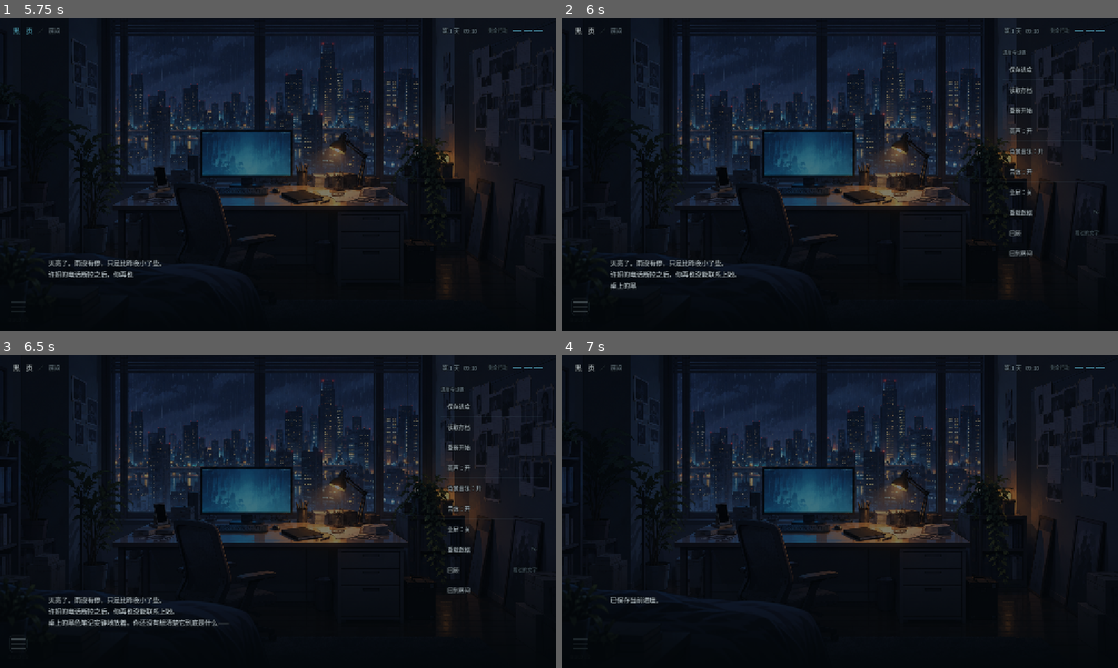
Above: before the commit, frames 1-4 (two rows, left to right).
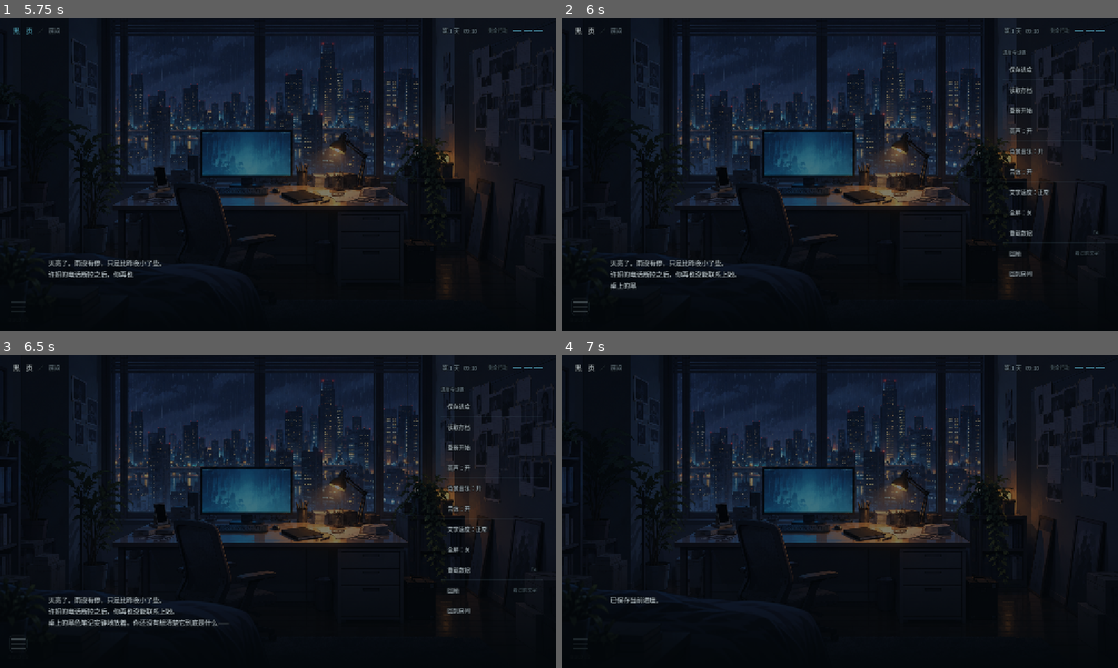
Above: after the commit, the same moments.

Repository: TreSir/-
Game: Godot game, scene res://scenes/black_page/main.tscn
Same seed, same stepped clock (60 frames per second), same inputs: the game is played once before the commit and once after it.
Inputs (mouse positions are in pixels of both pictures, inside the frame that each line leads up to):
- Up to frame 1 (5.75 s): click (278, 174) at 0.5 s; click (278, 174) at 1.25 s; click (127, 165) at 2.02 s; click "自动" at 2.75 s; click "自动中" at 3.5 s; click "跳过 ▸▸" at 4.25 s; click "黑 页" at 5 s
- Up to frame 2 (6 s): click (578, 305) at 5.75 s
- Up to frame 3 (6.5 s): no input
- Up to frame 4 (7 s): click (1051, 405) at 6.52 s

Frame 1 is identical in both runs. In frame 2, 0.4% of the frame differs, in the area x 80-97%, y 54-83%; in frame 3, 0.4%; in frame 4, nothing differs.

Commit message:
文字速度可调 + 设置持久化（设置不记住等于没做）
一、文字速度：四档 慢/正常/快/立即
    关键设计：**它是倍率，不是绝对值**。
    数据里配的 speed 是作者的演出意图（序章越接近 23:47 打得越慢），
    那属于内容；玩家的档位是可访问性。冲突时**可访问性优先**，
    但方式不是覆盖，而是**乘上去**——既有快慢调节，又保留相对节奏。

    - TYPE_SCALES = [0.6, 1.0, 1.6, 40.0]（最后一档乘完基本一帧打完，等于「不逐字」）
    - main._say() 与序章._speed_of() 都乘它
    - 序章的倍率由 main 递进去（和 music / sfx / record 一样）

二、设置持久化（查出来的真问题）
    原来 Store.read/write **完全没被用过**：雨声/音乐开关重启就回到默认。
    设置不记住等于没做——所以持久化和速度可调是同一件事，一起做。

    - 存单独的 prefs 文件，**和存档分开**：重开新档不该清掉音量偏好
    - 存 rain / music / sfx / type_scale 四项
    - 启动时 _load_prefs() 在 _build() 之前，界面一出来就是对的
    - 任何设置改动都 _save_prefs()

测试加了一条真实验证倍率语义的断言：
把序章 type_scale 设 2.0，页面 speed 21 必须得出 42（是乘不是替）。

冒烟测试 94 项全过（退出码 0）。

Diff:
--- a/scripts/black_page/main.gd
+++ b/scripts/black_page/main.gd
@@ -40,6 +40,11 @@
 const RELIABILITY := {"reliable": "可靠", "dubious": "存疑", "contradictory": "矛盾", "forged": "伪造"}
 const DAY_TIMES := ["23:40", "18:40", "14:20", "09:10"]
 const MAX_FREE_ACTIONS := 3
+
+## 文字速度档位。**倍率**，不是绝对字/秒——见 _type_scale_index 的注释。
+## 最后一档不是「很快」而是「不逐字」：乘上去之后一句话基本一帧内就完。
+const TYPE_SCALES := [0.6, 1.0, 1.6, 40.0]
+const TYPE_LABELS := ["慢", "正常", "快", "立即"]
 
 var game = Investigation.new()
 var scene_id := Scenes.ROOM
@@ -87,6 +92,12 @@
 var _typer := Typewriter.new()
 ## 当前这批叙述的打字速度。用 _say() 的 speed 参数覆盖，默认取全局。
 var _beat_speed := UI.TYPE_SPEED
+## 玩家的文字速度档位（索引）。
+##
+## **它是倍率，不是绝对值** —— 数据里配的 speed 是作者的演出意图
+## （序章越接近 23:47 打得越慢），那属于内容，不能被玩家的偏好抹掉。
+## 所以玩家档位乘在作者意图之上：可访问性优先，但保留相对节奏。
+var _type_scale_index := 1
 
 ## 看过的文字。**剧情回顾**用——玩家点快了没看清，能翻回来。
 ## 记在 main 上而不是各处：回顾要覆盖「所有看过的字」，
@@ -101,6 +112,7 @@
 
 func _ready() -> void:
 	name = "BlackPage"
+	_load_prefs()
 	_build()
 	game.name = "Investigation"
 	add_child(game)
@@ -413,6 +425,8 @@
 
 	_add_toggle_row("音效：%s" % ("关" if sfx_muted else "开"), _toggle_sfx)
 	_menu_panel.add_child(UI.rule(0.6))
+	_add_toggle_row("文字速度：%s" % TYPE_LABELS[_type_scale_index], _cycle_type_scale)
+	_menu_panel.add_child(UI.rule(0.6))
 	_add_toggle_row("全屏：%s" % ("开" if DisplayServer.window_get_mode() == DisplayServer.WINDOW_MODE_FULLSCREEN else "关"), _toggle_fullscreen)
 	if OS.is_debug_build():
 		_menu_panel.add_child(UI.rule(0.6))
@@ -432,11 +446,13 @@
 
 func _toggle_rain() -> void:
 	rain_muted = not rain_muted
+	_save_prefs()
 	if is_instance_valid(rain):
 		rain.set_muted_by_player(rain_muted)
 
 func _toggle_sfx() -> void:
 	sfx_muted = not sfx_muted
+	_save_prefs()
 	if is_instance_valid(sfx):
 		sfx.set_muted_by_player(sfx_muted)
 
@@ -447,6 +463,7 @@
 
 func _toggle_music() -> void:
 	music_muted = not music_muted
+	_save_prefs()
 	if is_instance_valid(music):
 		music.set_muted_by_player(music_muted)
 
@@ -517,10 +534,42 @@
 ##
 ## `speed` 传 0（默认）就用全局 `UI.TYPE_SPEED`；
 ## 某条调查想快/慢，可以在 actions.json 里给它配 `"speed"`。
+## 玩家偏好存在**单独的文件**里，和存档分开——
+## 重开新档不该把音量、文字速度这些一起清掉。
+const PREFS_NAME := "prefs"
+var _prefs_store = Store.new()
+
+## 读回上次的设置。启动时在 _build() 之前调，这样界面一出来就是对的。
+func _load_prefs() -> void:
+	var prefs: Dictionary = _prefs_store.read(PREFS_NAME)
+	rain_muted = bool(prefs.get("rain", rain_muted))
+	music_muted = bool(prefs.get("music", music_muted))
+	sfx_muted = bool(prefs.get("sfx", sfx_muted))
+	_type_scale_index = clampi(int(prefs.get("type_scale", _type_scale_index)), 0, TYPE_SCALES.size() - 1)
+
+## 改完设置就存。**设置不记住等于没做**——下次启动又回到默认，玩家要重调一遍。
+func _save_prefs() -> void:
+	_prefs_store.write(PREFS_NAME, {
+		"rain": rain_muted,
+		"music": music_muted,
+		"sfx": sfx_muted,
+		"type_scale": _type_scale_index,
+	})
+
+## 循环切换文字速度档位。
+func _cycle_type_scale() -> void:
+	_type_scale_index = (_type_scale_index + 1) % TYPE_SCALES.size()
+	_save_prefs()
+
+## 当前档位的倍率。夹一下索引，坏数据不该让整段叙述变成静止。
+func _type_scale() -> float:
+	return float(TYPE_SCALES[clampi(_type_scale_index, 0, TYPE_SCALES.size() - 1)])
+
 func _say(lines: Array, on_done: Callable = Callable(), speed: float = 0.0) -> void:
 	_queue = lines.duplicate()
 	_on_done = on_done
-	_beat_speed = speed if speed > 0.0 else UI.TYPE_SPEED
+	# 作者的意图 × 玩家的档位：两者都要，不是二选一。
+	_beat_speed = (speed if speed > 0.0 else UI.TYPE_SPEED) * _type_scale()
 	_show_next_beat()
 
 func _show_next_beat() -> void:
@@ -869,6 +918,7 @@
 	prologue.music = music
 	prologue.sfx = sfx
 	prologue.record = record_line
+	prologue.type_scale = _type_scale()
 	prologue.finished.connect(func():
 		prologue = null
 		_reveal_game())
--- a/scripts/black_page/prologue.gd
+++ b/scripts/black_page/prologue.gd
@@ -43,6 +43,11 @@
 var music: Node
 ## main.gd 注入的音效播放器。音效是**事件型**的（分页触发一次，不循环）。
 var sfx: Node
+## main.gd 注入的文字速度倍率（玩家档位）。
+## **乘在页面 speed 之上**——页面里配的 speed 是演出意图（越接近 23:47 越慢），
+## 那属于内容，不该被玩家偏好抹掉；玩家的档位只是整体调快调慢。
+var type_scale := 1.0
+
 ## main.gd 注入的记录回调：把看过的正文交给「剧情回顾」。
 ## 不在这里自己存一份——回顾要收全（序章 + 第一章），只能有一个地方收。
 var record: Callable = Callable()
@@ -56,7 +61,7 @@
 ## 这一页的打字速度：页里配了 speed 就用它，没配（或配成 0）就用全局。
 func _speed_of(entry: Dictionary) -> float:
 	var value := float(entry.get("speed", 0.0))
-	return value if value > 0.0 else UI.TYPE_SPEED
+	return (value if value > 0.0 else UI.TYPE_SPEED) * type_scale
 
 ## F6 热重载时调用：重读 JSON，并把当前这一页按新文本重画。
 func reload_pages() -> void:
--- a/tests/black_page_smoke.gd
+++ b/tests/black_page_smoke.gd
@@ -209,6 +209,12 @@
 	await get_tree().process_frame
 	check(str(ui.game.flag("prologue.reply")) == "have_time",
 		"picking a choice writes its own flag")
+	# 文字速度档位是**倍率**，不是绝对值：序章页面里配的 speed 是演出意图
+	# （越接近 23:47 打得越慢），那属于内容，不能被玩家的偏好抹掉。
+	ui.prologue.type_scale = 2.0
+	check(is_equal_approx(ui.prologue._speed_of({"speed": 21.0}), 42.0),
+		"player type scale multiplies the authored page speed")
+	ui.prologue.type_scale = ui._type_scale()
 	ui.prologue.step = 0
 	ui.prologue._render_page()
 	# 自动模式要在按钮上看得出来，不然玩家不知道自己处在什么状态
Not shown, changed: docs/ARCHITECTURE.md
Not shown, changed: docs/ART_ASSETS.md
